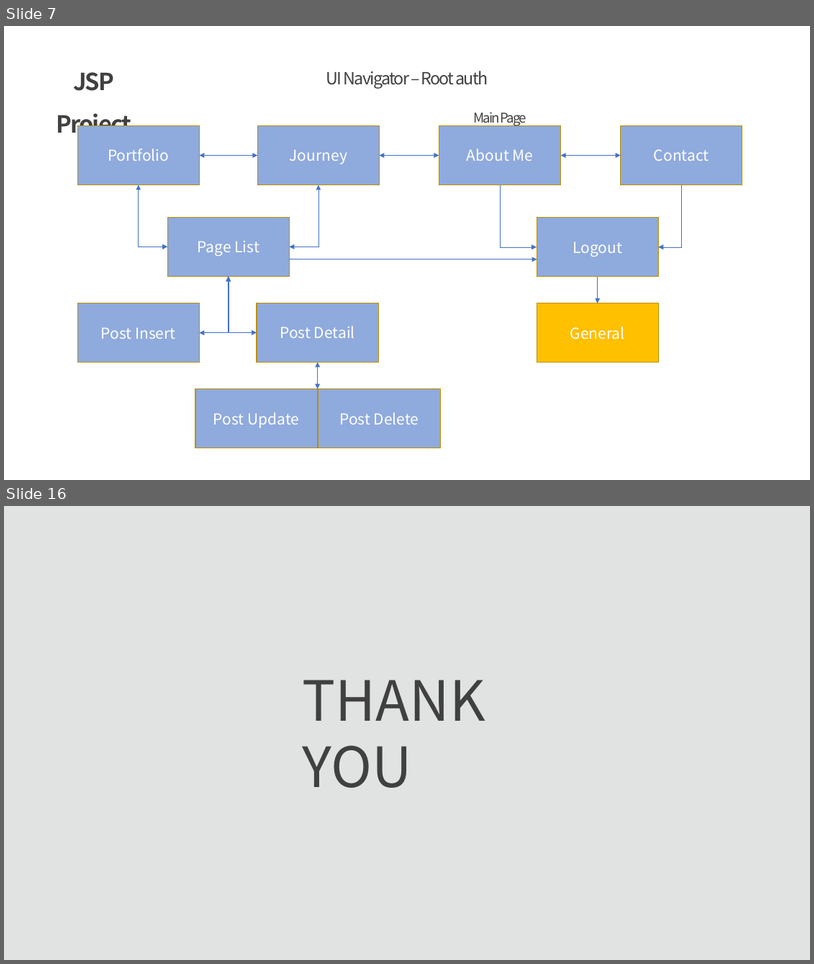
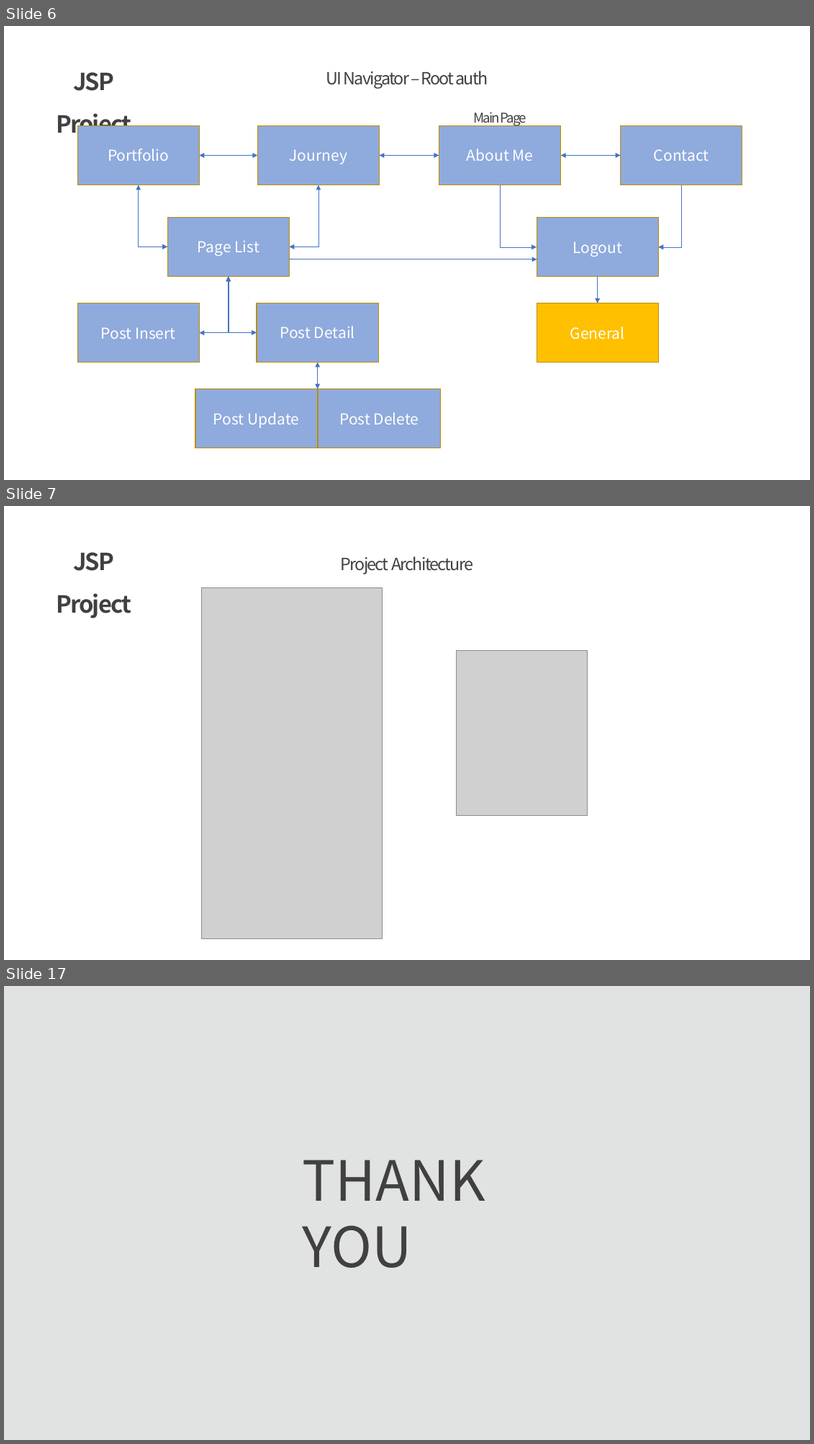
Before and after one commit to Mareef/College, a slide deck: jsp/project_201644008_3.pptx. Shown one above the other, each under a label of ours: slides 7 and 16 before the commit, slides 6, 7 and 17 after it; the slides between them are not shown. The pictures are 814x964 and 814x1444 pixels, drawn with LibreOffice and Linux fonts; fonts in the diff are those of the drawing; grey boxes stand for pictures. Boxes give left, top, right and bottom in pixels: in the first picture for what was removed or moved away, otherwise in the second. Text is boxed around its words. In the diff, an @@ line names an element or a change of style, - is before the commit and + after.

```diff
--- a/jsp/project_201644008_3.pptx
+++ b/jsp/project_201644008_3.pptx
@@ slide 7 added at [4,506,810,960], background #FFFFFF @@
@@ text added at [56,552,131,618], 28 pt, text #404040, bold @@
+JSP Project
@@ text added at [341,556,473,574], 20 pt, text #404040 @@
+Project Architecture
@@ picture added at [202,587,383,938] @@
@@ picture added at [456,650,588,815] @@
@@ what was slide 7 is now slide 6 @@
@@ what was slide 16 is now slide 17 @@
```
Also in this commit, not shown: 11 slides changed, 1 other slide added, 1 slide removed, 1 other file.
